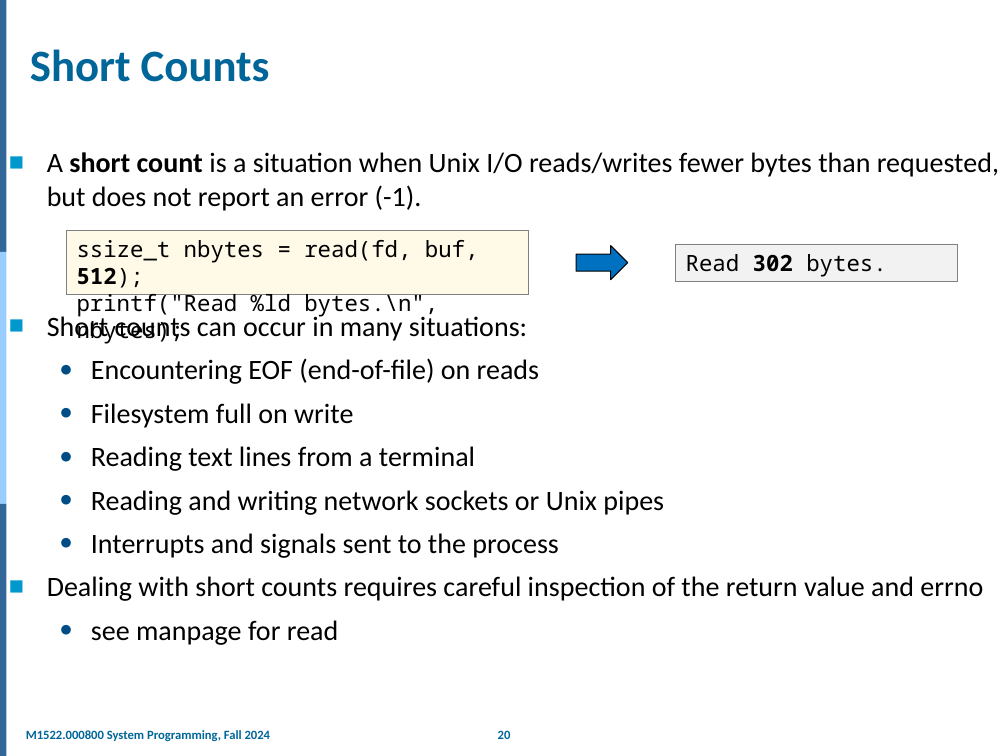
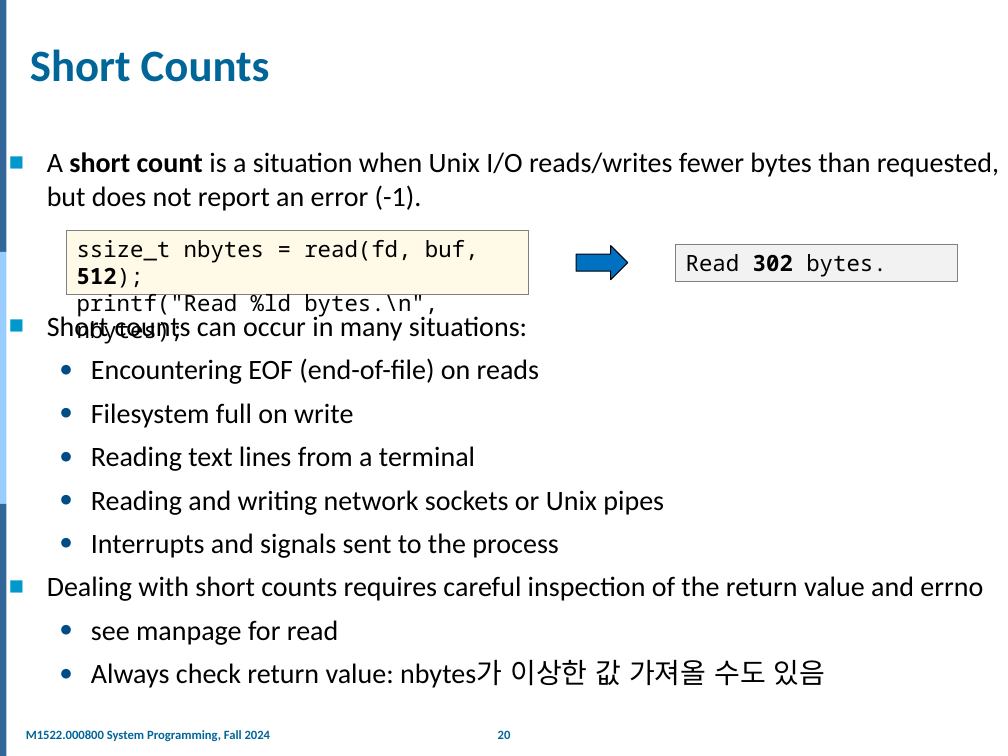
Before and after one commit to Ice-Moca/SNUCSE, a slide deck: slide 20 of System Programming/WEEK/Week3/04.IO.Direct.and.Buffered.IO.pptx. Drawn at 1008x756 pixels with LibreOffice and Linux fonts; fonts in the diff are those of the drawing; background and template pictures are left out. Boxes give left, top, right and bottom in pixels: in the first picture for what was removed or moved away, otherwise in the second. Text is boxed around its words. In the diff, an @@ line names an element or a change of style, - is before the commit and + after.

```diff
--- a/System Programming/WEEK/Week3/04.IO.Direct.and.Buffered.IO.pptx
+++ b/System Programming/WEEK/Week3/04.IO.Direct.and.Buffered.IO.pptx
@@ text at [91,659,826,688]: paragraph added @@
+  ● Always check return value: nbytes가 이상한 값 가져올 수도 있음
```
Also in this commit, not shown: 11 other files.
